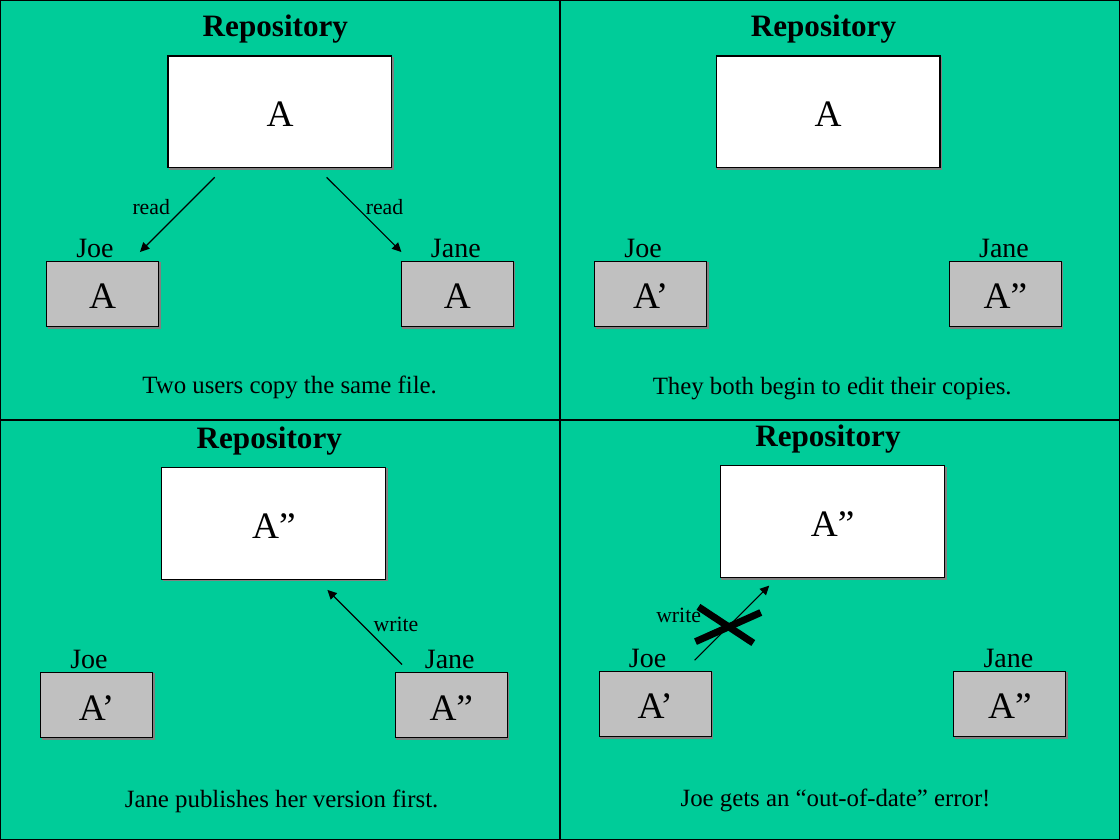
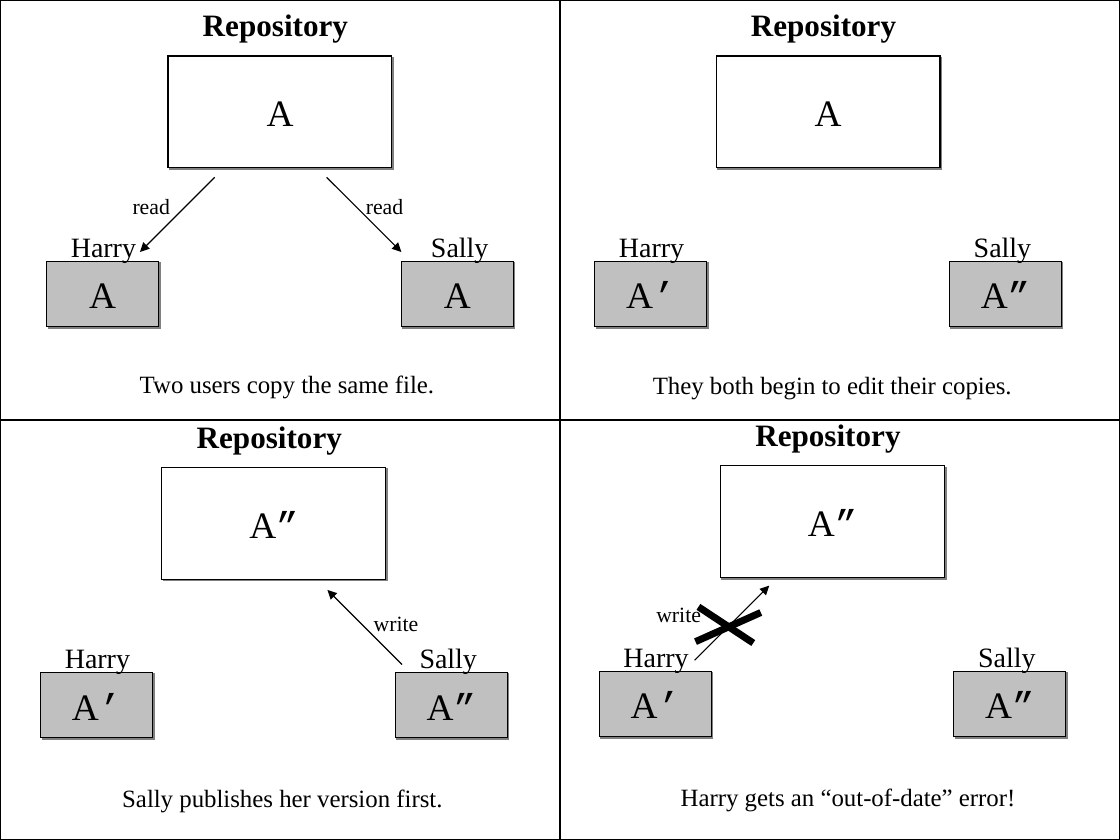
Before and after one commit to nabetaro/svnbook-ja, a slide deck: slide 4 of src/book/book/images/VersioningModels.ppt. Drawn at 1120x840 pixels with LibreOffice and Linux fonts; fonts in the diff are those of the drawing. Boxes give left, top, right and bottom in pixels: in the first picture for what was removed or moved away, otherwise in the second. Text is boxed around its words. In the diff, an @@ line names an element or a change of style, - is before the commit and + after.

```diff
--- a/src/book/book/images/VersioningModels.ppt
+++ b/src/book/book/images/VersioningModels.ppt
@@ text at bbox=[71, 238, 136, 263]: text changed @@
-Joe
+Harry
@@ text at bbox=[431, 237, 488, 263]: text changed @@
-Jane
+Sally
@@ text at bbox=[619, 238, 684, 263]: text changed @@
-Joe
+Harry
@@ text at bbox=[974, 237, 1031, 263]: text changed @@
-Jane
+Sally
@@ fill #00CC99 to none in 4 elements at bbox=[0, 0, 560, 420], bbox=[560, 0, 1120, 420], bbox=[0, 420, 560, 840], bbox=[560, 420, 1120, 840] @@
@@ text at bbox=[65, 649, 130, 674]: text changed @@
-Joe
+Harry
@@ text at bbox=[420, 648, 477, 674]: text changed @@
-Jane
+Sally
@@ text at bbox=[623, 648, 688, 673]: text changed @@
-Joe
+Harry
@@ text at bbox=[978, 647, 1035, 673]: text changed @@
-Jane
+Sally
@@ font Times New Roman to Courier New in "A’" in 3 elements at bbox=[595, 261, 707, 326], bbox=[40, 673, 152, 738], bbox=[599, 671, 711, 736] @@
@@ font Times New Roman to Courier New in "A”" in 5 elements at bbox=[950, 261, 1062, 326], bbox=[162, 467, 386, 579], bbox=[395, 673, 507, 738], bbox=[720, 466, 944, 578], bbox=[954, 671, 1066, 736] @@
@@ text at bbox=[122, 789, 442, 813]: text changed @@
-Jane publishes her version first.
+Sally publishes her version first.
@@ text at bbox=[681, 788, 1015, 812]: text changed @@
-Joe gets an “out-of-date” error!
+Harry gets an “out-of-date” error!
```
Also in this commit, not shown: 6 other slides changed, 14 other files.
